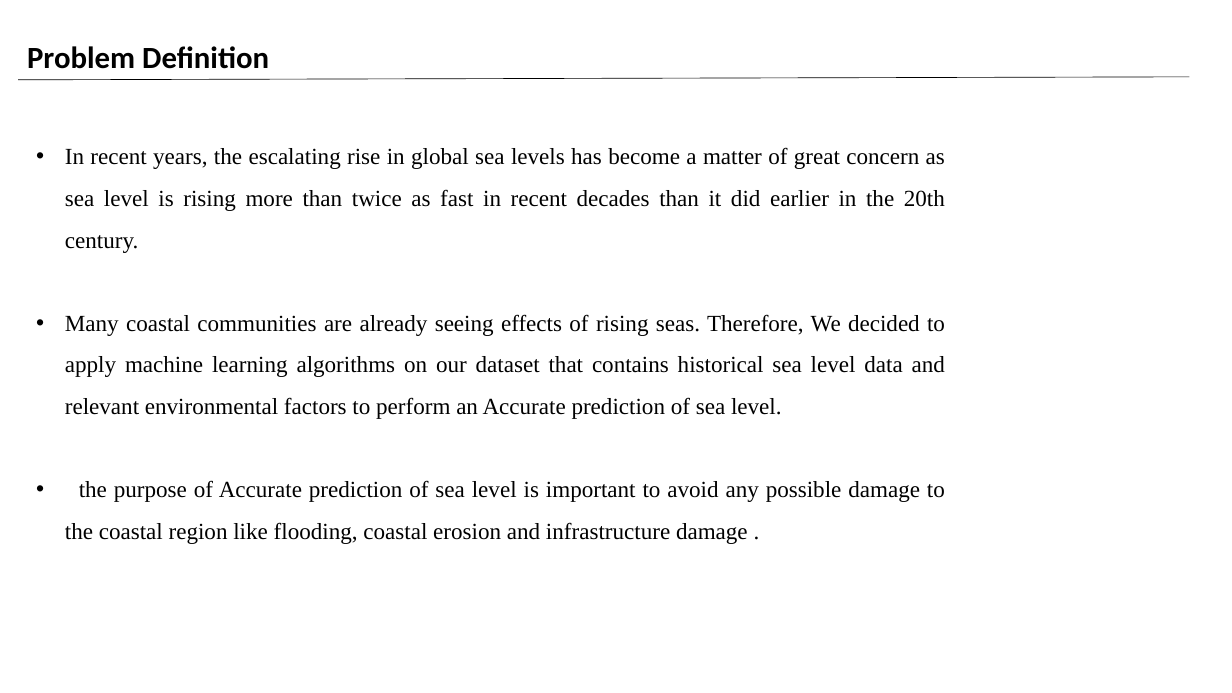
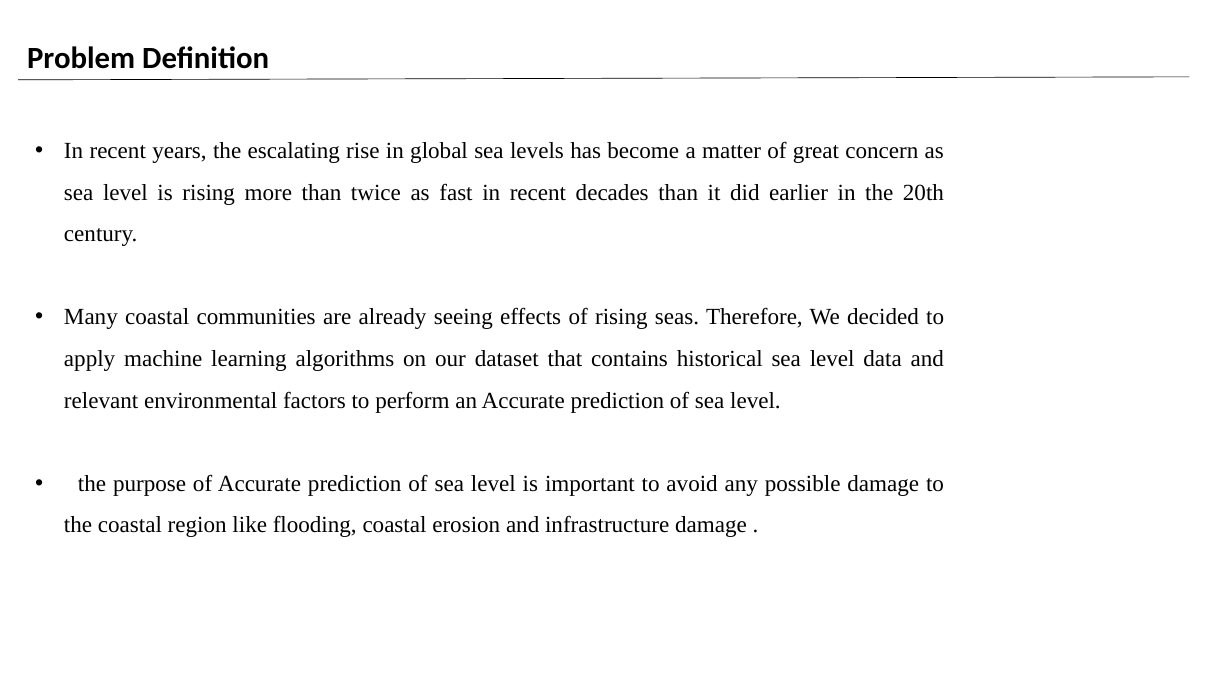
Before and after one commit to Omar0Khaled152001/Sea-Level-Prediction-Sytstem, a slide deck: slide 19 of Sea Level Rise PP.pptx. Drawn at 1232x693 pixels with LibreOffice and Linux fonts; fonts in the diff are those of the drawing; background and template pictures are left out. Boxes give left, top, right and bottom in pixels: in the first picture for what was removed or moved away, otherwise in the second. Text is boxed around its words. In the diff, an @@ line names an element or a change of style, - is before the commit and + after.

```diff
--- a/Sea Level Rise PP.pptx
+++ b/Sea Level Rise PP.pptx
@@ text "In recent years, the escalating ..." moved from (x1=65, y1=147, x2=945, y2=544) to (x1=64, y1=141, x2=944, y2=537) @@
```
Also in this commit, not shown: 11 other slides changed, 3 slides added, 1 slide removed, 1 other file.
